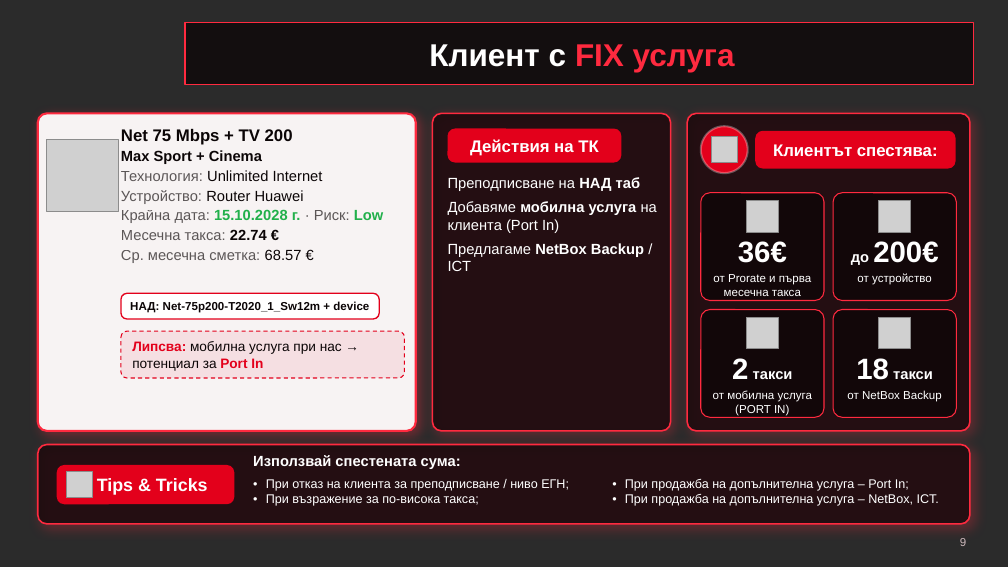
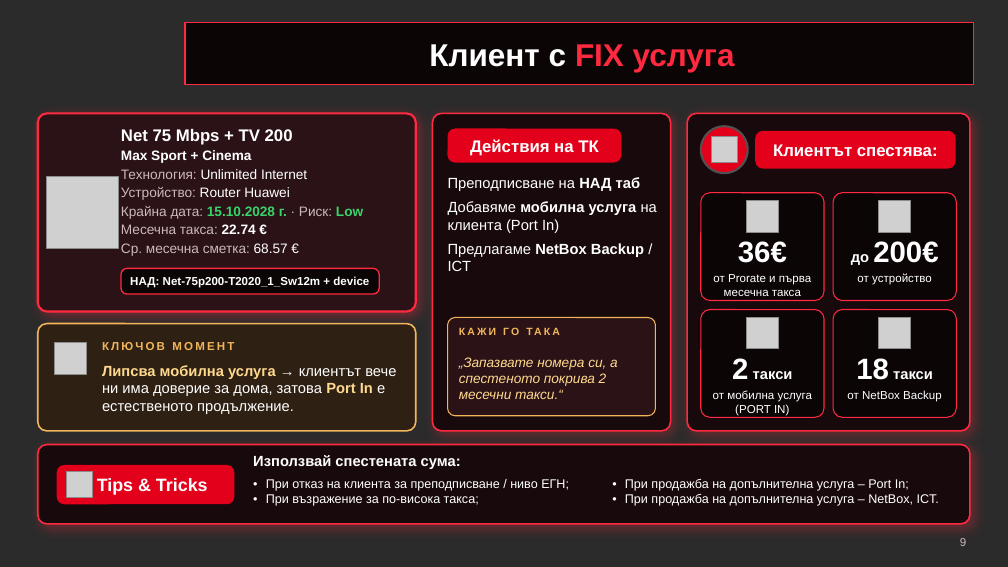
Before and after one commit to kemblix/phonetradebg, a slide deck: slide 9 of Black-Friday-Prepodpisvane.pptx. Drawn at 1008x567 pixels with LibreOffice and Linux fonts; fonts in the diff are those of the drawing; grey boxes stand for pictures; background and template pictures are left out; a plain dark background stands for a picture behind light text. Boxes give left, top, right and bottom in pixels: in the first picture for what was removed or moved away, otherwise in the second. Text is boxed around its words. In the diff, an @@ line names an element or a change of style, - is before the commit and + after.

```diff
--- a/Black-Friday-Prepodpisvane.pptx
+++ b/Black-Friday-Prepodpisvane.pptx
@@ rounded rectangle resized from (x1=38, y1=113, x2=416, y2=431) to (x1=38, y1=113, x2=416, y2=312) @@
@@ rounded rectangle at (x1=38, y1=113, x2=416, y2=312): fill #F7F3F3 to #2A1216; proportions changed @@
@@ rounded rectangle at (x1=433, y1=113, x2=671, y2=431): fill #1A0A0D at 85% opacity to #18090C @@
@@ rounded rectangle at (x1=687, y1=113, x2=970, y2=431): fill #1A0A0D at 85% opacity to #18090C @@
@@ text "Net 75 Mbps + TV ..." at (x1=121, y1=129, x2=363, y2=256): text colour #0B0506 to #FFFFFF in "Net 75 Mbps + TV 200", "Max Sport + Cinema", "Unlimited Internet", "Router Huawei" and 2 more places; size 14 to 13 pt; text colour #0B0506 at 65% opacity to #CDB8BB in "Технология:", "Устройство:", "Крайна дата: · Риск:", "Месечна такса:" and 1 more places; text colour #21B04B to #3AD36B in "15.10.2028 г. Low" @@
@@ ellipse at (x1=701, y1=126, x2=748, y2=173): outline #FFFFFF 2 pt to #545051 2 pt @@
@@ picture moved from (x1=47, y1=140, x2=119, y2=212) to (x1=47, y1=176, x2=119, y2=248) @@
@@ text "НАД: Net-75p200-T2020_1_Sw12m + device" moved from (x1=130, y1=301, x2=369, y2=313) to (x1=130, y1=276, x2=369, y2=288) @@
@@ rounded rectangle moved from (x1=121, y1=293, x2=380, y2=319) to (x1=121, y1=268, x2=380, y2=294) @@
@@ text "НАД: Net-75p200-T2020_1_Sw12m + device" at (x1=130, y1=276, x2=369, y2=288): text colour #0B0506 to #FFFFFF @@
@@ rounded rectangle at (x1=121, y1=268, x2=380, y2=294): fill #FFFFFF to #0B0506; outline #E3001B 1.25 pt to #FF2A3F 1.25 pt @@
@@ rounded rectangle resized from (x1=121, y1=331, x2=405, y2=378) to (x1=38, y1=324, x2=416, y2=431) @@
@@ rounded rectangle at (x1=38, y1=324, x2=416, y2=431): fill #E3001B at 8% opacity to #2E2013; outline #E3001B 1 pt dashed to #F2B65A 1.5 pt; proportions changed @@
@@ rounded rectangle added at (x1=448, y1=318, x2=656, y2=416), fill #2A1216, outline #F2B65A 1 pt @@
@@ text added at (x1=459, y1=325, x2=648, y2=344), 10 pt, text #F2B65A, bold @@
+КАЖИ ГО ТАКА
@@ picture added at (x1=54, y1=343, x2=86, y2=374) @@
@@ text added at (x1=102, y1=342, x2=234, y2=350), 11 pt, text #F2B65A, bold @@
+КЛЮЧОВ МОМЕНТ
@@ text added at (x1=459, y1=357, x2=618, y2=399), 13 pt, text #FFD98E, italic @@
+„Запазвате номера си, а спестеното покрива 2 месечни такси.“
@@ text at (x1=102, y1=365, x2=396, y2=414): text changed; size 13 to 14 pt; text colour #0B0506 to #FFFFFF @@
-Липсва: мобилна услуга при нас → потенциал за Port In
+Липсва мобилна услуга → клиентът вече ни има доверие за дома, затова Port In е естественото продължение.
@@ text "Липсва мобилна услуга → клиентът ..." at (x1=102, y1=365, x2=396, y2=414): vertical alignment middle to top @@
```
Also in this commit, not shown: 14 other slides changed, 1 other file.
